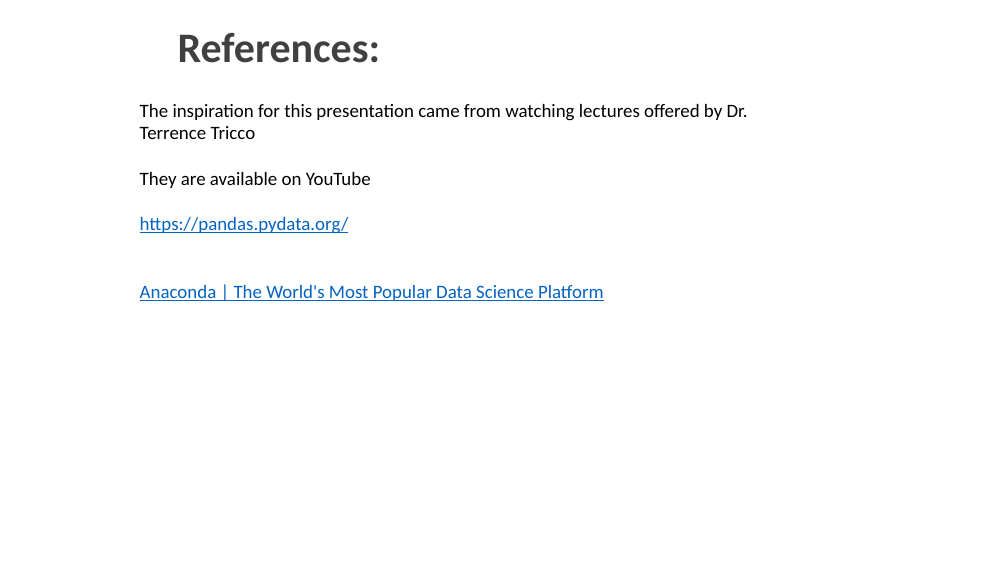
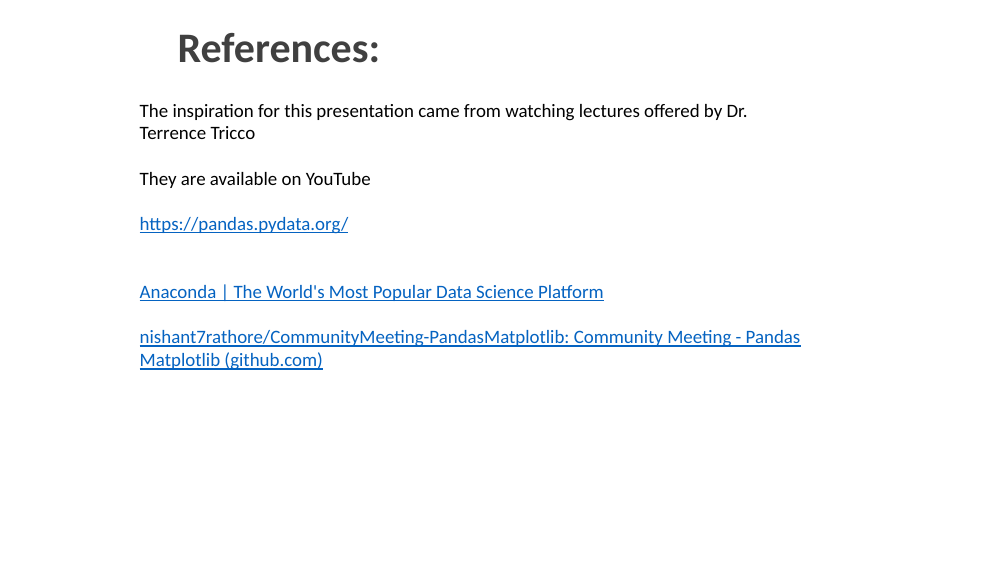
Before and after one commit to nishant7rathore/CommunityMeeting-PandasMatplotlib, a slide deck: slide 13 of Nishant Rathore - Community Meeting.pptx. Drawn at 1008x567 pixels with LibreOffice and Linux fonts; fonts in the diff are those of the drawing; background and template pictures are left out. Boxes give left, top, right and bottom in pixels: in the first picture for what was removed or moved away, otherwise in the second. Text is boxed around its words. In the diff, an @@ line names an element or a change of style, - is before the commit and + after.

Commit message:
Link to GitHub repo added
Link to GitHub repo added

```diff
--- a/Nishant Rathore - Community Meeting.pptx
+++ b/Nishant Rathore - Community Meeting.pptx
@@ text at <box>140,330,801,370</box>: paragraph added @@
+nishant7rathore/CommunityMeeting-PandasMatplotlib: Community Meeting - Pandas Matplotlib (github.com)
```
